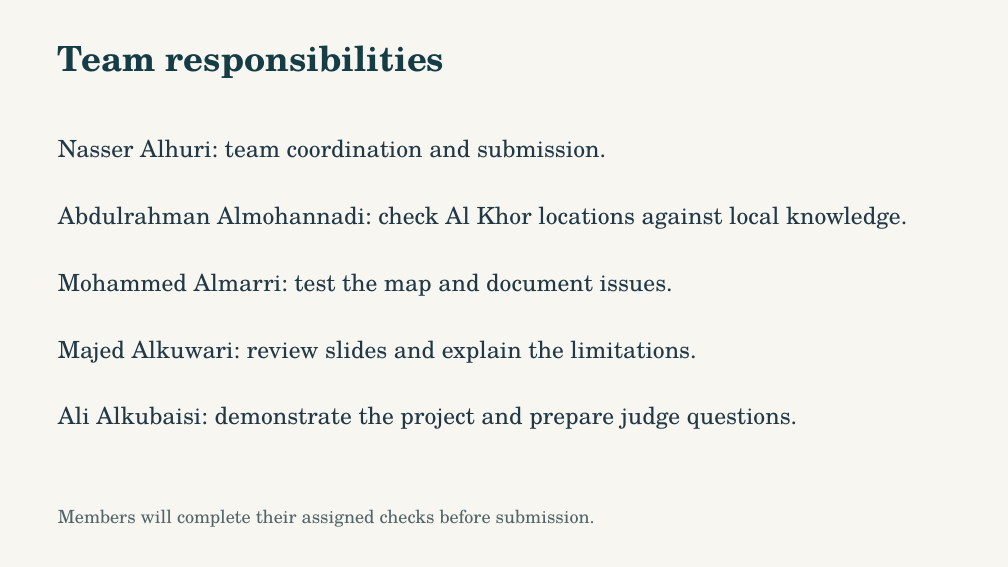
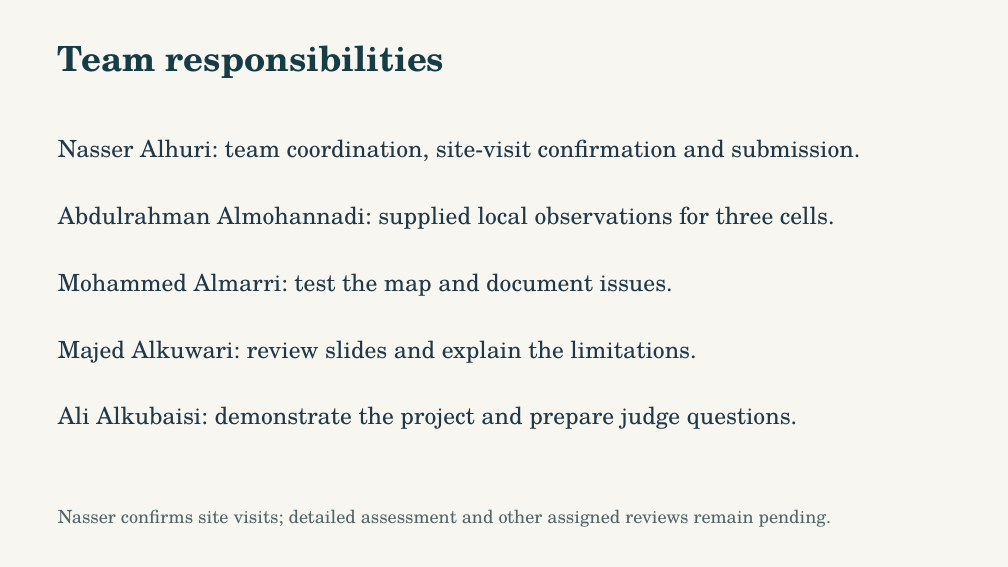
Before and after one commit to NasserAlhuri/spaceHacathon, a slide deck: slide 11 of docs/UrbanHeat-AlKhor-Pitch.pptx. Drawn at 1008x567 pixels with LibreOffice and Linux fonts; fonts in the diff are those of the drawing. Boxes give left, top, right and bottom in pixels: in the first picture for what was removed or moved away, otherwise in the second. Text is boxed around its words. In the diff, an @@ line names an element or a change of style, - is before the commit and + after.

Commit message:
Publish approved Al Khor local evidence, improved map, twelve-slide pitch and expanded verification

```diff
--- a/docs/UrbanHeat-AlKhor-Pitch.pptx
+++ b/docs/UrbanHeat-AlKhor-Pitch.pptx
@@ text at <box>58,139,860,161</box>: text changed @@
-Nasser Alhuri: team coordination and submission.
+Nasser Alhuri: team coordination, site-visit confirmation and submission.
@@ text at <box>58,206,835,229</box>: text changed @@
-Abdulrahman Almohannadi: check Al Khor locations against local knowledge.
+Abdulrahman Almohannadi: supplied local observations for three cells.
@@ text at <box>58,509,832,527</box>: text changed @@
-Members will complete their assigned checks before submission.
+Nasser confirms site visits; detailed assessment and other assigned reviews remain pending.
```
Also in this commit, not shown: 10 other slides changed, 32 other files.
